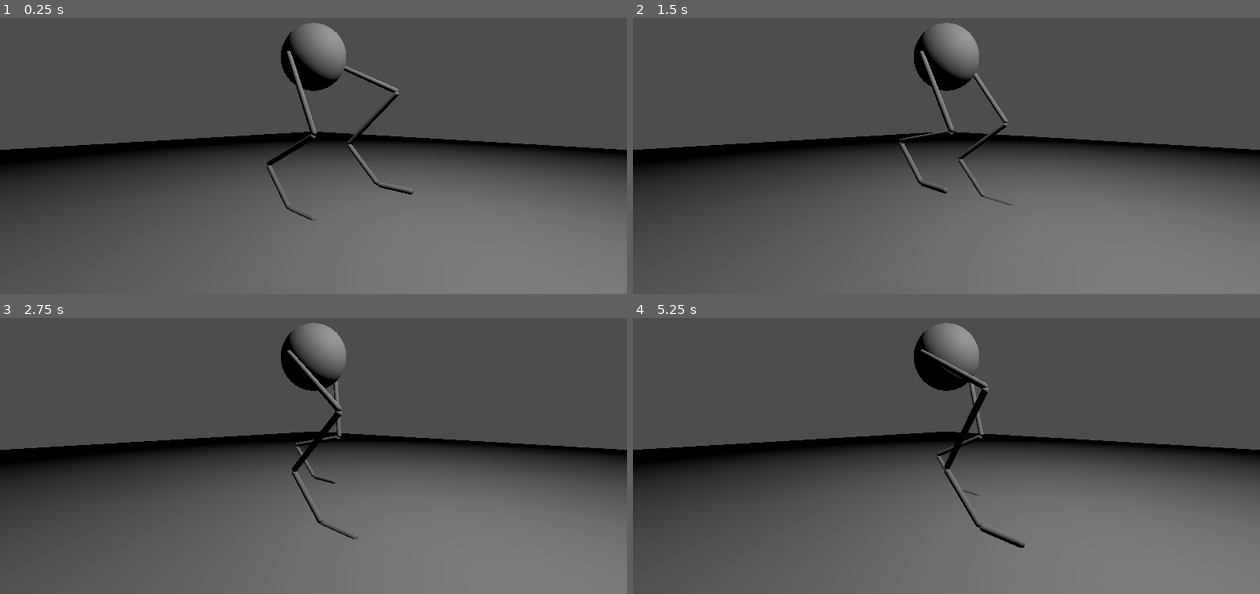
Above: before the commit, frames 1-4 (two rows, left to right).
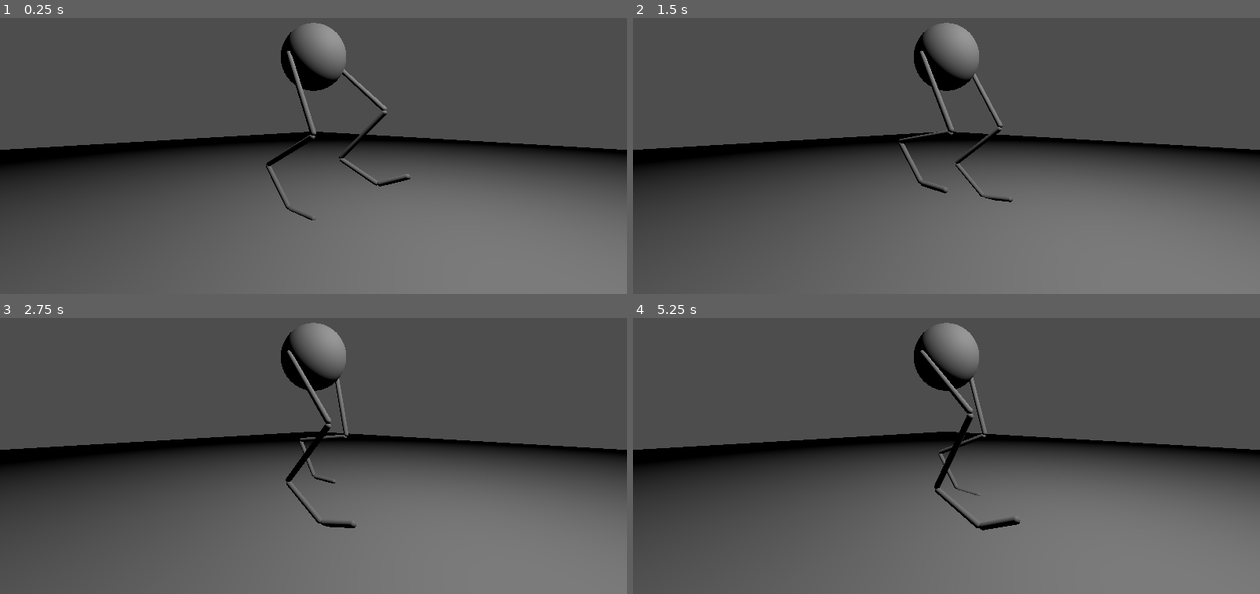
Above: after the commit, the same moments.

Repository: jehoz/legs-and-gaits
Game: Godot game, scene res://scenes/default.tscn
Same seed, same stepped clock (60 frames per second), same inputs: the game is played once before the commit and once after it.
Inputs:
- Up to frame 1 (0.25 s): no input
- Up to frame 2 (1.5 s): no input
- Up to frame 3 (2.75 s): no input
- Up to frame 4 (5.25 s): no input

The runs differ from the first frame. In frame 1, 0.9% of the frame differs, in the area x 42-66%, y 12-74%; in frame 2, 0.5%; in frame 3, 1.1%; in frame 4, 1.3%, in the area x 45-63%, y 11-84%.

Commit message:
Fix toe bone rotation

Diff:
--- a/scripts/leg.gd
+++ b/scripts/leg.gd
@@ -68,6 +68,7 @@
 
 func solve_ik():
 	var forward = -get_global_transform().basis.z
+	var left = get_global_transform().basis.x
 	# position of joint between toe and metatarsal is offset from foot target
 	# depending on how high the heel is raised
 	# for fully plantigrade feet the target is the heel of the foot, for fully
@@ -82,12 +83,12 @@
 	var leg_xz = Vector2(hip_to_ball.x, hip_to_ball.z)
 	var fw_xz = Vector2(forward.x, forward.z)
 	var xz_len = leg_xz.length() * sign(fw_xz.dot(leg_xz))
-	var delta_angle = atan2(xz_len, hip_to_ball.y)
-	var _heel_elevation = heel_elevation # + delta_angle
-	var toe_pos = ball_pos + (forward * toe_length)
+	var delta_angle = atan(xz_len / hip_to_ball.y)
+	var _heel_elevation = heel_elevation + delta_angle
+	var toe_pos = ball_pos + (Quaternion(left, -min(0, delta_angle)) * forward * toe_length)
 
 	# ankle position is computed from ball position and heel elevation
-	var a_off_xz = metatarsal_length * cos(_heel_elevation) * (-forward)
+	var a_off_xz = metatarsal_length * cos(_heel_elevation) * -forward
 	var ankle_offset = Vector3(a_off_xz.x, metatarsal_length * sin(_heel_elevation), a_off_xz.z)
 	var ankle_pos = ball_pos + ankle_offset
 
@@ -100,7 +101,7 @@
 		gamma = acos(n / d)
 
 	var knee_offset = (ankle_pos - global_position).normalized() * femur_length
-	var knee_pos = global_position + Quaternion(get_global_transform().basis.x, gamma) * knee_offset
+	var knee_pos = global_position + Quaternion(left, gamma) * knee_offset
 
 	var prev = get_global_transform()
 	var bones = [femur, tibia, metatarsal, toe]
